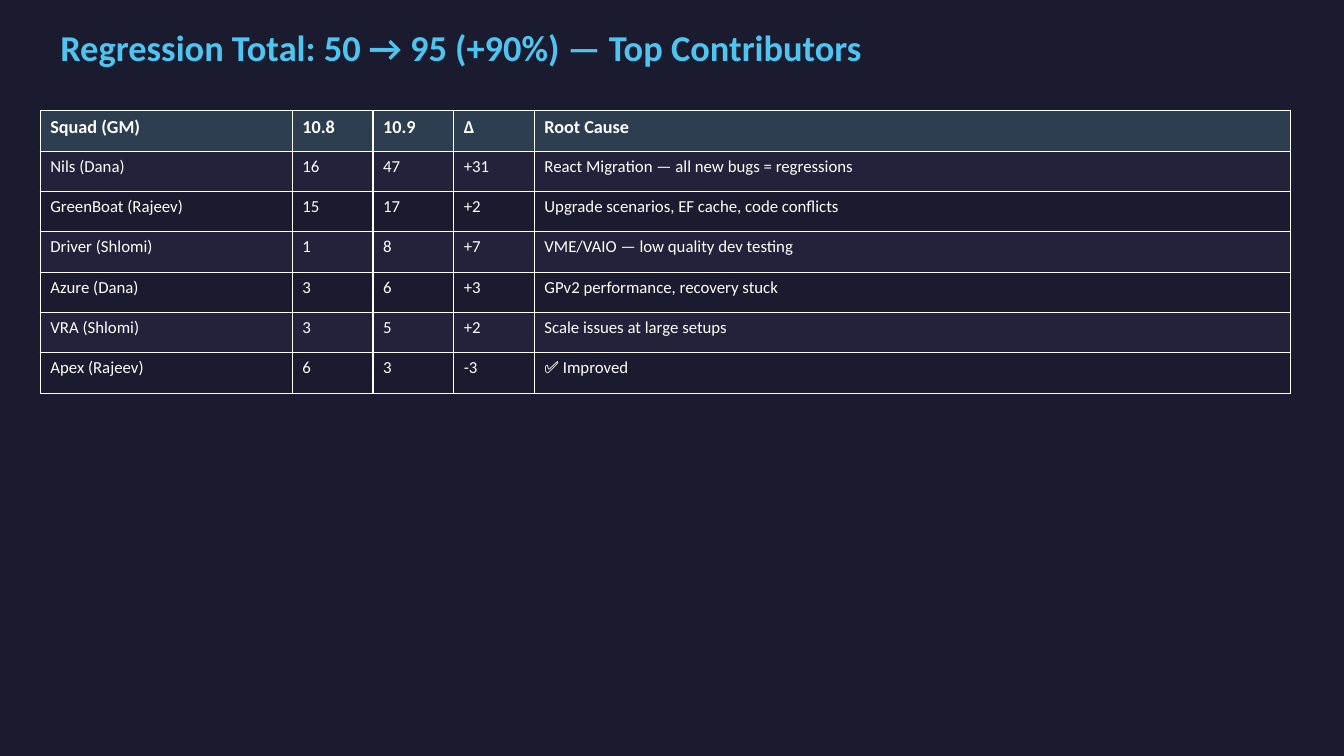
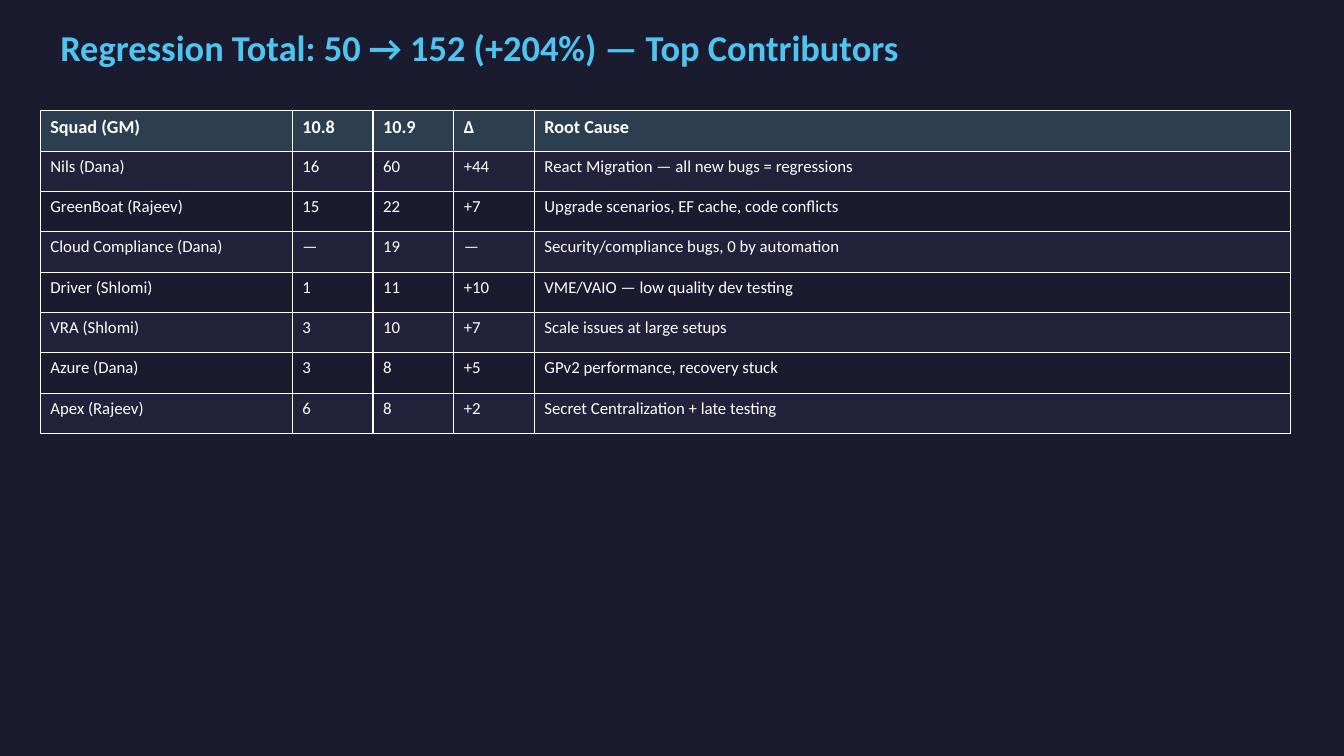
Before and after one commit to sandra-biton/retro, a slide deck: slide 6 of retro_109_presentation.pptx. Drawn at 1344x756 pixels with LibreOffice and Linux fonts; fonts in the diff are those of the drawing. Boxes give left, top, right and bottom in pixels: in the first picture for what was removed or moved away, otherwise in the second. Text is boxed around its words. In the diff, an @@ line names an element or a change of style, - is before the commit and + after.

```diff
--- a/retro_109_presentation.pptx
+++ b/retro_109_presentation.pptx
@@ text at bbox=[60, 34, 898, 67]: text changed @@
-Regression Total: 50 → 95 (+90%) — Top Contributors
+Regression Total: 50 → 152 (+204%) — Top Contributors
@@ table at bbox=[40, 111, 1291, 434] @@
-row 2: Nils (Dana) | 16 | 47 | +31 | React Migration — all new bugs = regressions
-row 3: GreenBoat (Rajeev) | 15 | 17 | +2 | Upgrade scenarios, EF cache, code conflicts
-row 4: Driver (Shlomi) | 1 | 8 | +7 | VME/VAIO — low quality dev testing
-row 5: Azure (Dana) | 3 | 6 | +3 | GPv2 performance, recovery stuck
-row 6: VRA (Shlomi) | 3 | 5 | +2 | Scale issues at large setups
-row 7: Apex (Rajeev) | 6 | 3 | -3 | ✅ Improved
+row 2: Nils (Dana) | 16 | 60 | +44 | React Migration — all new bugs = regressions
+row 3: GreenBoat (Rajeev) | 15 | 22 | +7 | Upgrade scenarios, EF cache, code conflicts
+row 4: Cloud Compliance (Dana) | — | 19 | — | Security/compliance bugs, 0 by automation
+row 5: Driver (Shlomi) | 1 | 11 | +10 | VME/VAIO — low quality dev testing
+row 6: VRA (Shlomi) | 3 | 10 | +7 | Scale issues at large setups
+row 7: Azure (Dana) | 3 | 8 | +5 | GPv2 performance, recovery stuck
+row 8: Apex (Rajeev) | 6 | 8 | +2 | Secret Centralization + late testing
```
Also in this commit, not shown: 10 other slides changed, 1 other file.
